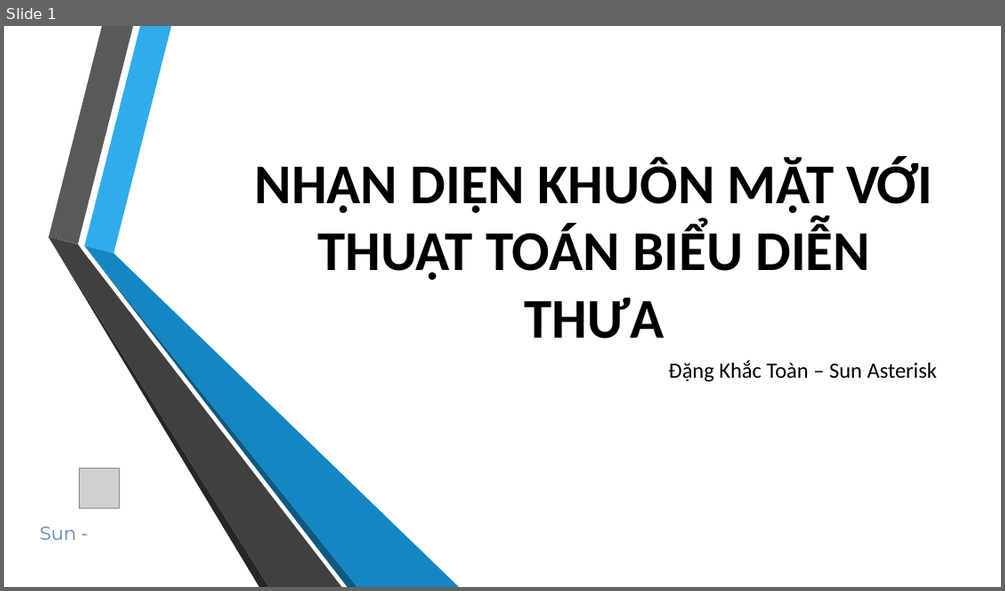
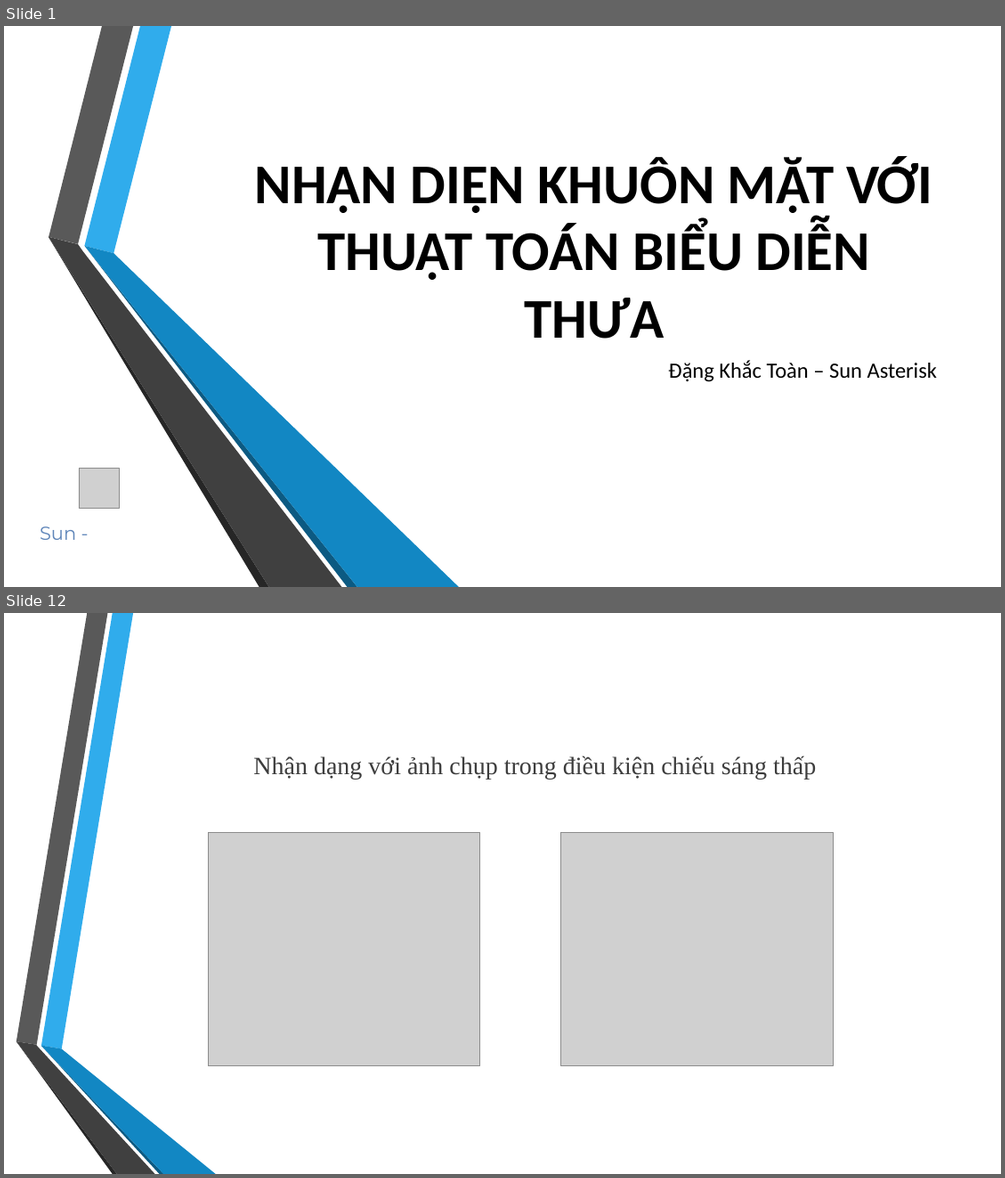
Before and after one commit to khactoan/Face-recognition-tool, a slide deck: Sun seminar/Bieu dien thua.pptx. Shown one above the other, each under a label of ours: slide 1 before the commit, slides 1 and 12 after it; the slides between them are not shown. The pictures are 1005x591 and 1005x1178 pixels, drawn with LibreOffice and Linux fonts; fonts in the diff are those of the drawing; grey boxes stand for pictures; background and template pictures are left out. Boxes give left, top, right and bottom in pixels: in the first picture for what was removed or moved away, otherwise in the second. Text is boxed around its words. In the diff, an @@ line names an element or a change of style, - is before the commit and + after.

```diff
--- a/Sun seminar/Bieu dien thua.pptx
+++ b/Sun seminar/Bieu dien thua.pptx
@@ slide 12 added at box(4, 613, 1001, 1174), background picture (left out) @@
@@ title added at box(253, 755, 816, 779), 24 pt, text #3D3D3D @@
+Nhận dạng với ảnh chụp trong điều kiện chiếu sáng thấp
@@ picture added at box(208, 832, 479, 1065) @@
@@ picture added at box(561, 832, 833, 1065) @@
@@ group added at box(16, 613, 216, 1174): 6 freeform shapes @@
```
Also in this commit, not shown: 11 other slides added, 1 slide removed, 3 other files.
